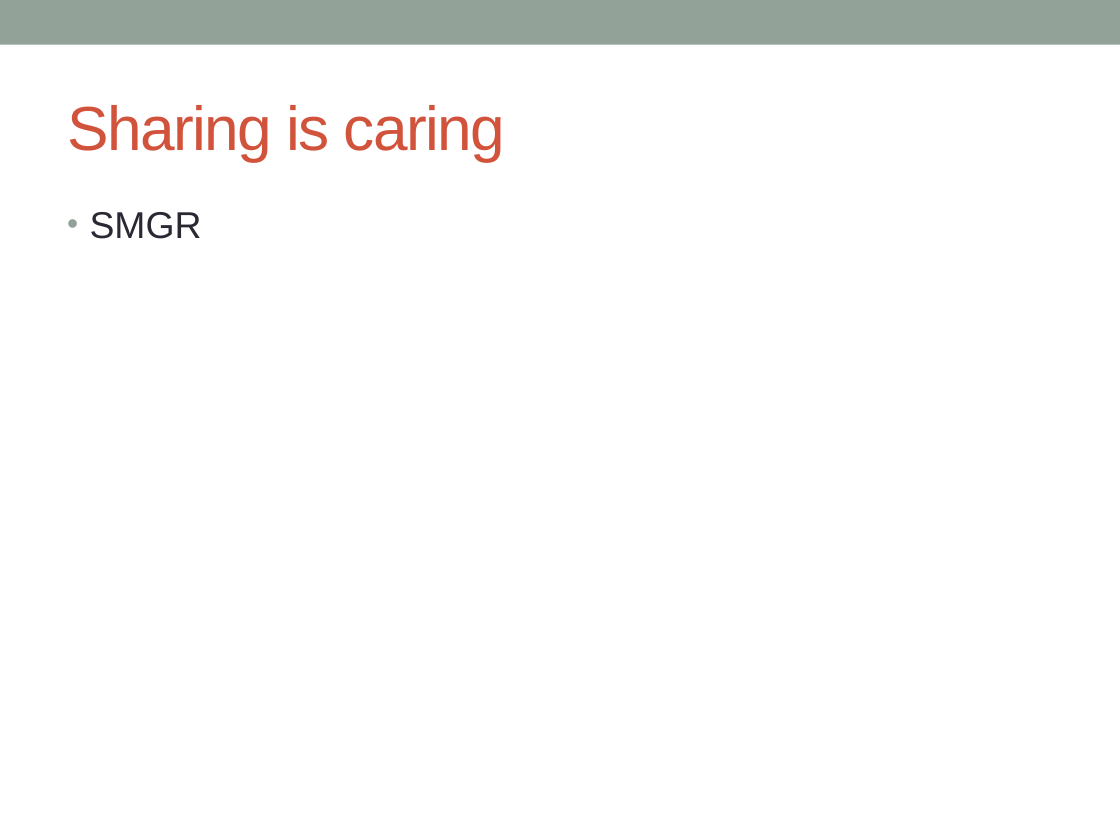
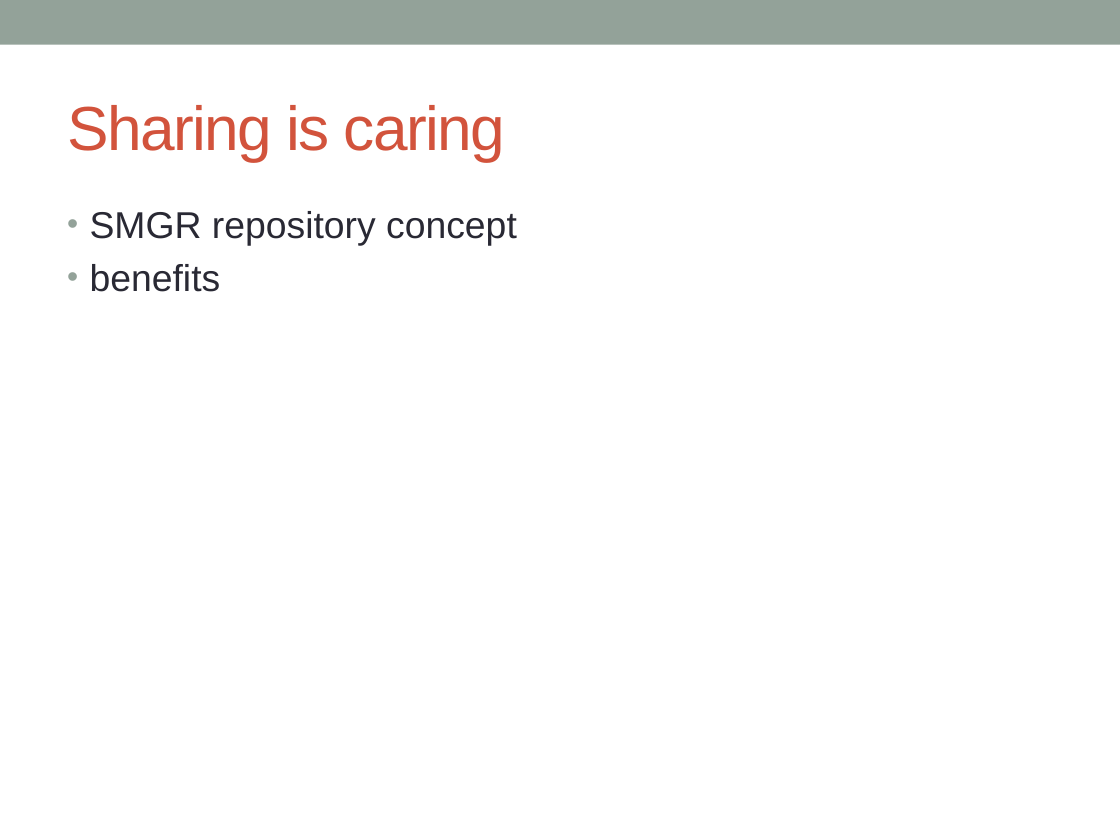
Before and after one commit to 05dirnbe/defense, a slide deck: slide 13 of draft.pptx. Drawn at 1120x840 pixels with LibreOffice and Linux fonts; fonts in the diff are those of the drawing. Boxes give left, top, right and bottom in pixels: in the first picture for what was removed or moved away, otherwise in the second. Text is boxed around its words. In the diff, an @@ line names an element or a change of style, - is before the commit and + after.

```diff
--- a/draft.pptx
+++ b/draft.pptx
@@ text at <box>90,211,517,292</box>: text changed @@
-• SMGR
+• SMGR repository concept
+• benefits
```
Also in this commit, not shown: 7 other slides changed, 1 slide added, 1 slide removed.
